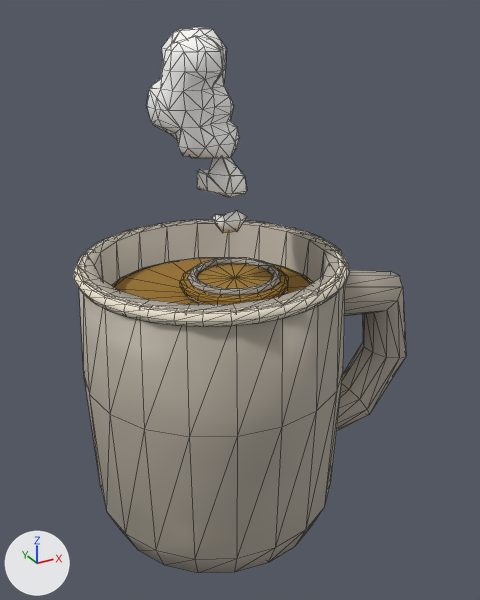
Two versions of the glTF model game/props/food/mug_yuzu.glb, one commit apart.
Camera for both pictures: a 50 mm camera at (-0.133, -0.269, 0.252) aimed at (0.017, 0.004, 0.115). Lighting does not change. The marker at lower left points along +X, +Y and +Z. The picture after the commit comes second. Mesh edges are drawn as thin lines. Where no turn or scale is listed for an object, it has been applied to the vertices. Vertices at exactly the same position are counted once.

Objects in the first picture: 'mug_yuzu_felt_cream', 'mug_yuzu_felt_yellow', 'mug_yuzu_steam8', 'mug_yuzu_thread'.
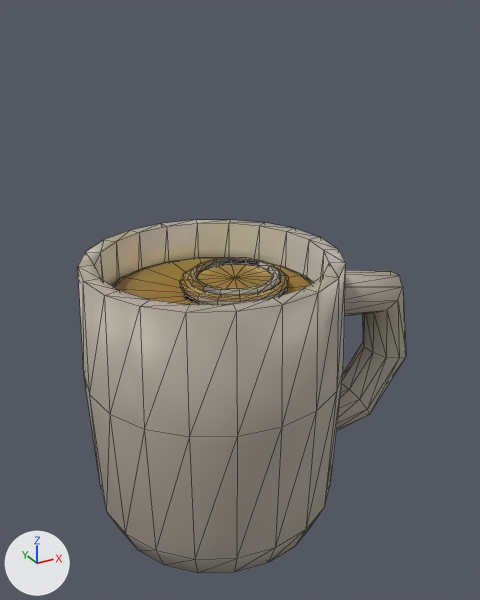
What differs and where, as boxes [x1, y1, x2, y2] in the pictures (480 x 600 px):
'mug_yuzu_steam8', deleted
    before: [146, 27, 247, 233]
'mug_yuzu_felt_yellow', deleted (brown)
    before: [112, 258, 312, 304]
'mug_yuzu_thread', deleted (pale yellow)
    before: [74, 219, 350, 327]
part 1 of me_mug_yuzu_felt_cream, added (brown)
    after: [112, 258, 312, 304]
part 2 of me_mug_yuzu_felt_cream, added (brown)
    after: [180, 264, 289, 304]
part 3 of me_mug_yuzu_felt_cream, recoloured
    both: [78, 220, 369, 357]

Patch to the scene script:
```diff
--- a/game/props/food/mug_yuzu.glb.py
+++ b/game/props/food/mug_yuzu.glb.py
@@ img_prop_mug_yuzu_felt_diffuse @@
+img_prop_mug_yuzu_felt_diffuse = load_image('prop_mug_yuzu_felt_diffuse', '_unpacked/prop_mug_yuzu_felt_diffuse', 64, 64, 'sRGB')
@@ img_prop_mug_yuzu_felt_normal @@
+img_prop_mug_yuzu_felt_normal = load_image('prop_mug_yuzu_felt_normal', '_unpacked/prop_mug_yuzu_felt_normal', 64, 64, 'Non-Color')
@@ mat_felt_025 @@
+mat_felt_025 = bpy.data.materials.new('felt.025')
+# uses the picture img_prop_mug_yuzu_felt_diffuse
+# uses the picture img_prop_mug_yuzu_felt_normal
@@ me_mug_yuzu_felt_cream @@
 # used by ob_mug_yuzu_felt_cream; location = (0.0, 0.0, 0.0)
-me_mug_yuzu_felt_cream.from_pydata(...)  # 274 vertices, 528 faces; spans x -0.066..0.127, y -0.066..0.066, z 0.0..0.142
+me_mug_yuzu_felt_cream.from_pydata(...)  # 422 vertices, 816 faces; spans x -0.066..0.127, y -0.066..0.066, z 0.0..0.142
+# me_mug_yuzu_felt_cream part 1: a new loose piece of 82 vertices spanning x -0.054..0.054, y -0.054..0.054, z 0.119..0.124, in mat_felt_025
+# me_mug_yuzu_felt_cream part 2: a new loose piece of 66 vertices spanning x -0.015..0.039, y -0.027..0.027, z 0.125..0.13, in mat_felt_025
+# me_mug_yuzu_felt_cream part 3: 528 faces spanning x -0.066..0.127, y -0.066..0.066, z 0.0..0.142 switch from mat_felt_cream_018 to mat_felt_025
@@ ob_mug_yuzu_felt_yellow @@
-ob_mug_yuzu_felt_yellow = bpy.data.objects.new('mug_yuzu_felt_yellow', me_mug_yuzu_felt_yellow)
-ob_mug_yuzu_felt_yellow.location = (0.0, 0.0, 0.0)
@@ ob_mug_yuzu_steam8 @@
-ob_mug_yuzu_steam8 = bpy.data.objects.new('mug_yuzu_steam8', me_mesh_008)
-ob_mug_yuzu_steam8.location = (0.0, 0.0, 0.0)
@@ ob_mug_yuzu_thread @@
-ob_mug_yuzu_thread = bpy.data.objects.new('mug_yuzu_thread', me_mug_yuzu_thread)
-ob_mug_yuzu_thread.location = (0.0, 0.0, 0.0)
```
